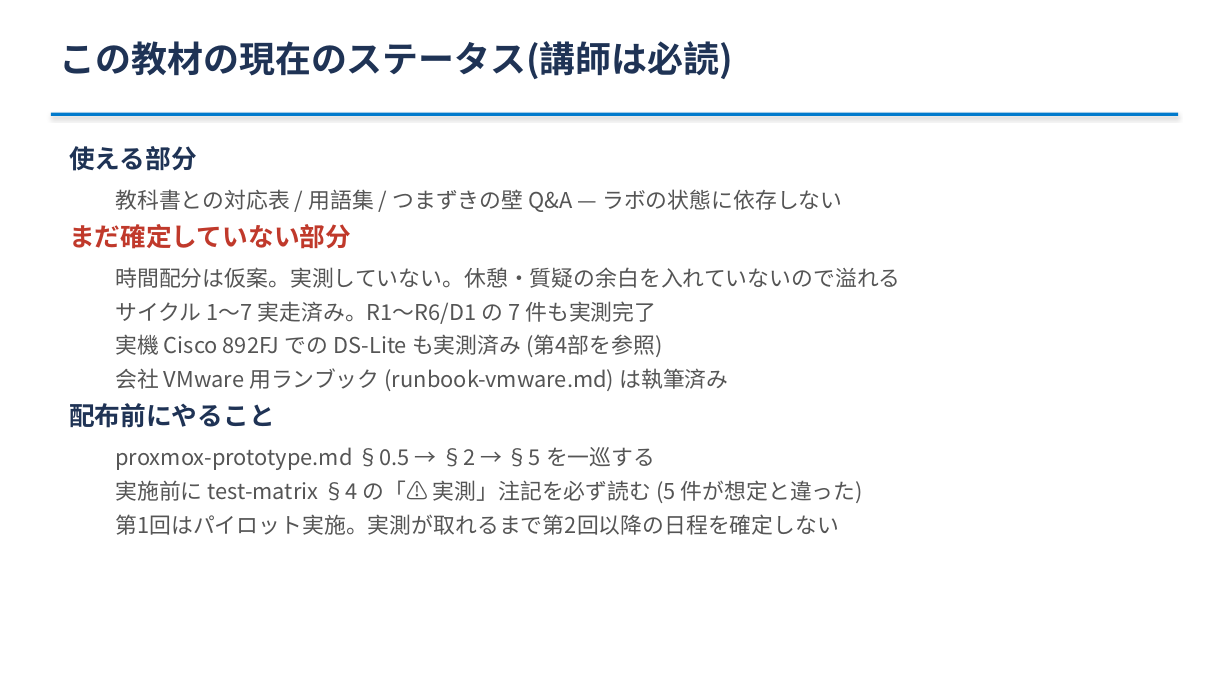
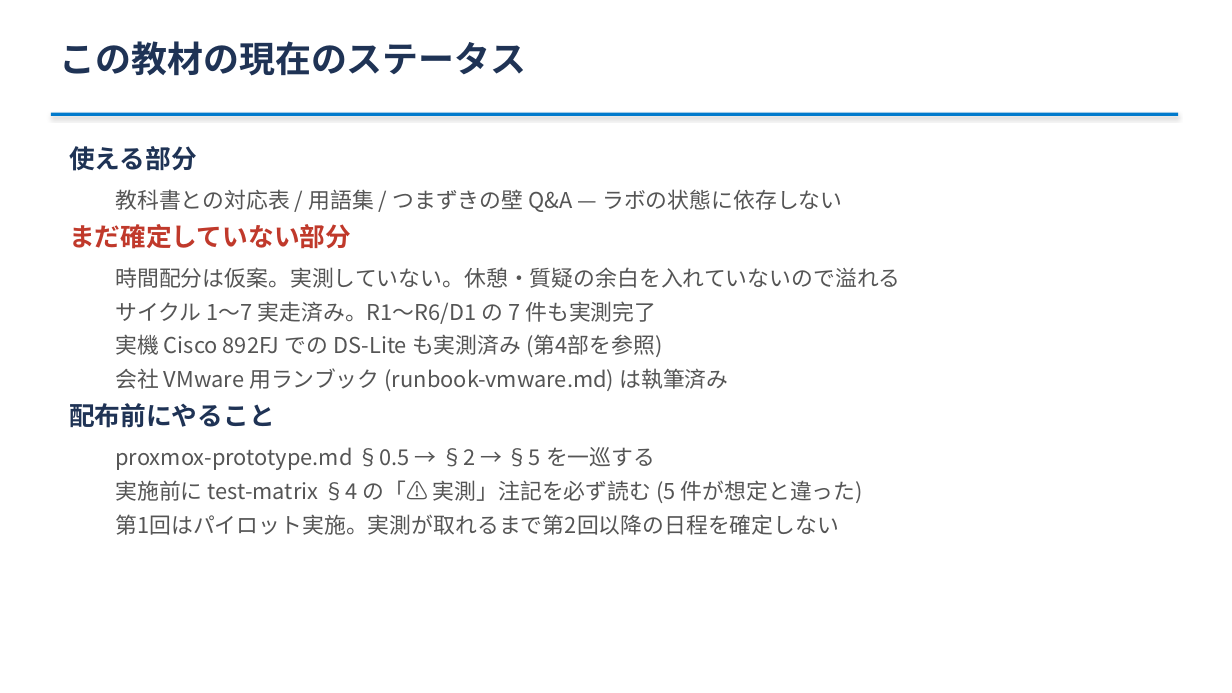
Before and after one commit to ginchankawaii/claude-code-book-template, a slide deck: slide 3 of docs/ipoe-lab/slides/toranomaki.pptx. Drawn at 1232x693 pixels with LibreOffice and Linux fonts; fonts in the diff are those of the drawing. Boxes give left, top, right and bottom in pixels: in the first picture for what was removed or moved away, otherwise in the second. Text is boxed around its words. In the diff, an @@ line names an element or a change of style, - is before the commit and + after.

```diff
--- a/docs/ipoe-lab/slides/toranomaki.pptx
+++ b/docs/ipoe-lab/slides/toranomaki.pptx
@@ text at (60, 41, 527, 76): text changed @@
-この教材の現在のステータス(講師は必読)
+この教材の現在のステータス
```
Also in this commit, not shown: 2 other slides changed, 5 other files.
